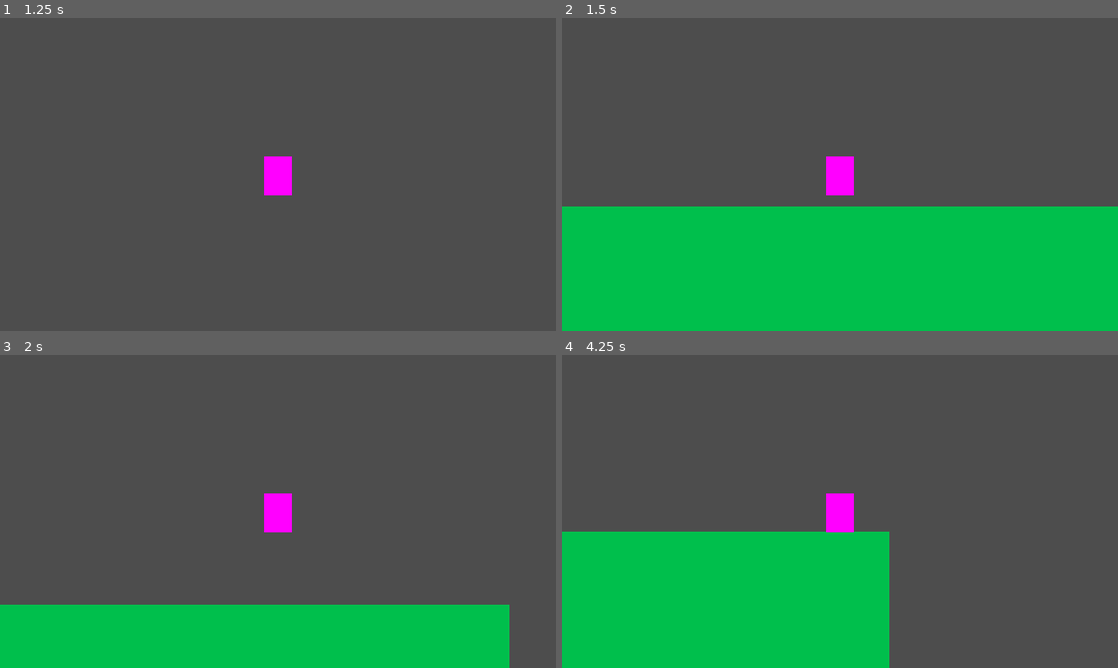
Above: before the commit, frames 1-4 (two rows, left to right).
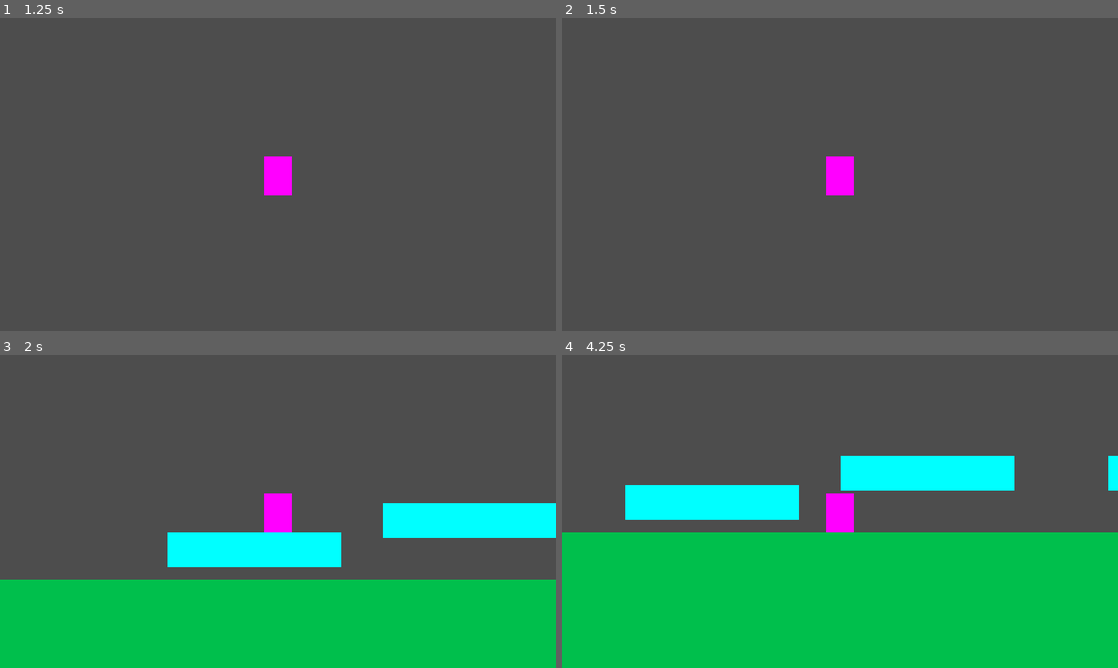
Above: after the commit, the same moments.

Repository: matbloxoficial-dev/world-corrupted
Game: Godot game, scene res://scenes/levels/nivel_prueba.tscn
The game is run twice, just before and just after one commit, with the same random seed, the same clock (stepped at 60 frames per second) and the same inputs. The project has no main scene, so this scene is started directly.
Inputs:
- Up to frame 1 (1.25 s): tap Enter at 0.5 s; hold D (move_right) from 0.53 s (still down); tap Shift (dash) at 0.6 s; tap Space (jump) at 0.77 s
- Up to frame 2 (1.5 s): keep holding D (move_right); tap Space (jump) at 1.25 s; tap Shift (dash) at 1.35 s
- Up to frame 3 (2 s): keep holding D (move_right); tap Space (jump) at 1.52 s
- Up to frame 4 (4.25 s): release D (move_right) at 2.03 s; hold A (move_left) 2.03-2.78 s; tap Shift (dash) at 2.1, 2.85, 3.6 s; hold D (move_right) from 2.78 s (still down); tap Space (jump) at 3.02, 3.77 s

Frame 1 is identical in both runs. In frame 2, 40% of the frame differs, in the area x 0-100%, y 60-100%; in frame 3, 17%; in frame 4, 25%.

Commit message:
Agrego plataformas al nivel de prueba

Diff:
--- a/scenes/levels/nivel_prueba.tscn
+++ b/scenes/levels/nivel_prueba.tscn
@@ -1,24 +1,71 @@
-[gd_scene load_steps=3 format=3 uid="uid://c2nrmhdibolff"]
+[gd_scene load_steps=4 format=3 uid="uid://c2nrmhdibolff"]
 
 [ext_resource type="PackedScene" uid="uid://dsmn575ms4yh" path="res://scenes/player/tekaya.tscn" id="1_guio4"]
 
 [sub_resource type="RectangleShape2D" id="RectangleShape2D_7s6c7"]
 size = Vector2(27.3906, 5.125)
 
+[sub_resource type="RectangleShape2D" id="RectangleShape2D_57oob"]
+
 [node name="NivelPrueba" type="Node2D"]
 
+[node name="Tekaya" parent="." instance=ExtResource("1_guio4")]
+position = Vector2(-305, -192)
+
 [node name="Suelo" type="StaticBody2D" parent="."]
+position = Vector2(0, 318)
 
 [node name="ColorRect" type="ColorRect" parent="Suelo"]
-offset_left = -440.0
-offset_right = 437.0
-offset_bottom = 166.0
+custom_minimum_size = Vector2(640, 32)
+offset_left = -5819.0
+offset_top = 246.0
+offset_right = 5222.0
+offset_bottom = 414.0
 color = Color(2.35841e-06, 0.749006, 0.29876, 1)
 
 [node name="CollisionShape2D" type="CollisionShape2D" parent="Suelo"]
-position = Vector2(-1.25, 83)
-scale = Vector2(32, 32)
+position = Vector2(0, 328)
+scale = Vector2(640, 32)
 shape = SubResource("RectangleShape2D_7s6c7")
 
-[node name="Tekaya" parent="Suelo" instance=ExtResource("1_guio4")]
-position = Vector2(-305, -510)
+[node name="Plataforma1" type="StaticBody2D" parent="Suelo"]
+position = Vector2(143, 212)
+scale = Vector2(10, 2)
+
+[node name="ColorRect" type="ColorRect" parent="Suelo/Plataforma1"]
+offset_left = -9.98333
+offset_top = -10.2
+offset_right = 10.0167
+offset_bottom = 9.8
+color = Color(0, 1, 1, 1)
+
+[node name="CollisionShape2D" type="CollisionShape2D" parent="Suelo/Plataforma1"]
+shape = SubResource("RectangleShape2D_57oob")
+
+[node name="Plataforma2" type="StaticBody2D" parent="Suelo"]
+position = Vector2(391, 178)
+scale = Vector2(10, 2)
+
+[node name="ColorRect" type="ColorRect" parent="Suelo/Plataforma2"]
+offset_left = -9.98333
+offset_top = -10.2
+offset_right = 10.0167
+offset_bottom = 9.8
+color = Color(0, 1, 1, 1)
+
+[node name="CollisionShape2D" type="CollisionShape2D" parent="Suelo/Plataforma2"]
+shape = SubResource("RectangleShape2D_57oob")
+
+[node name="Plataforma3" type="StaticBody2D" parent="Suelo"]
+position = Vector2(699, 178)
+scale = Vector2(10, 2)
+
+[node name="ColorRect" type="ColorRect" parent="Suelo/Plataforma3"]
+offset_left = -9.98333
+offset_top = -10.2
+offset_right = 10.0167
+offset_bottom = 9.8
+color = Color(0, 1, 1, 1)
+
+[node name="CollisionShape2D" type="CollisionShape2D" parent="Suelo/Plataforma3"]
+shape = SubResource("RectangleShape2D_57oob")
